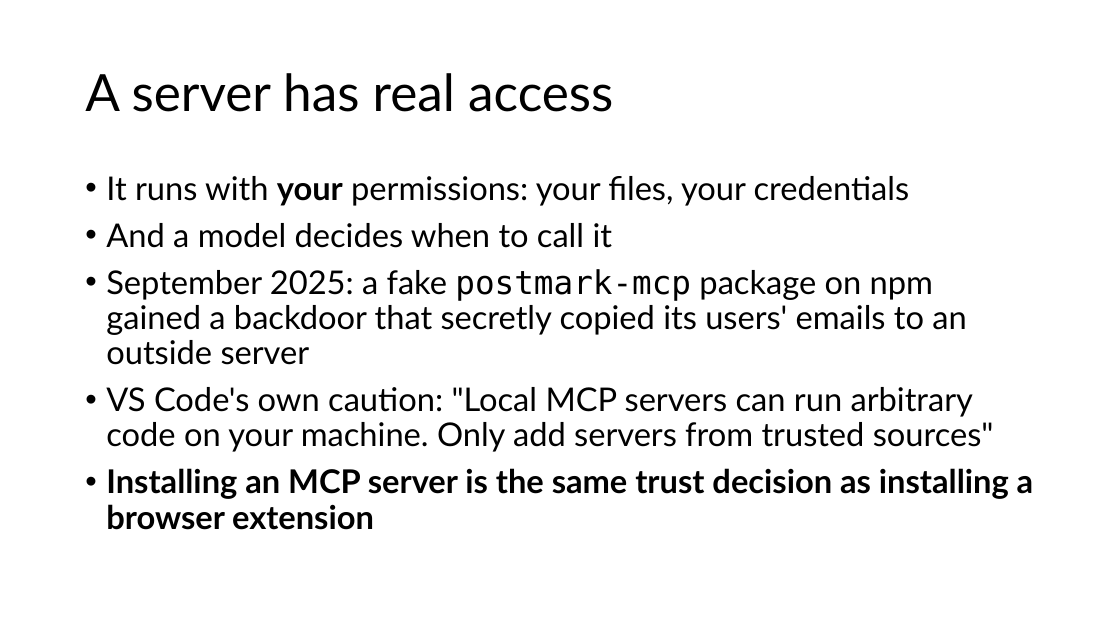
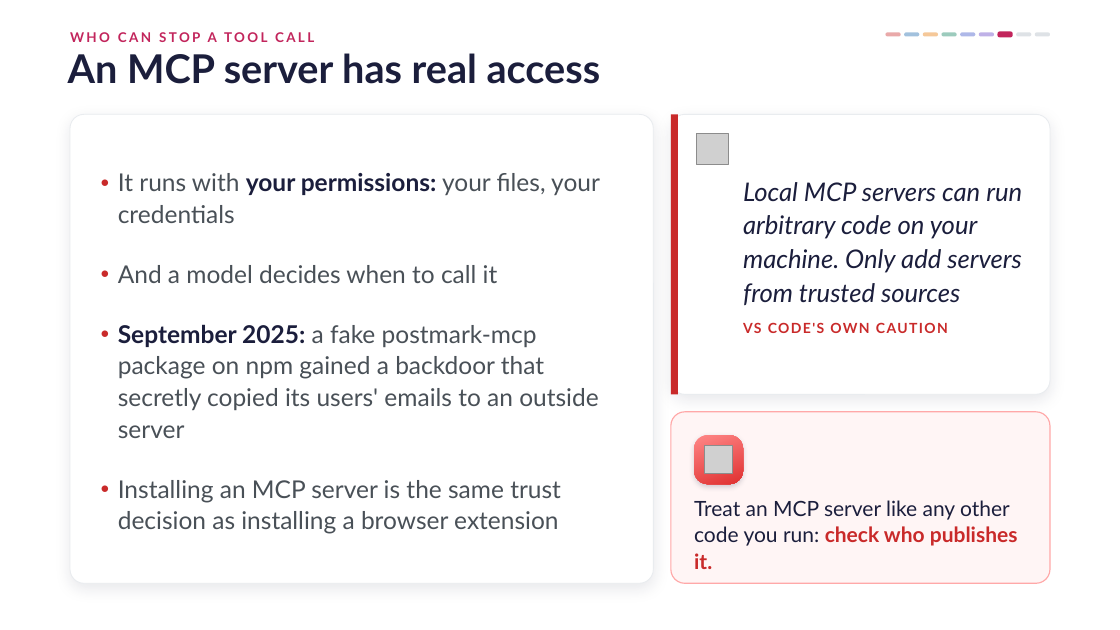
Before and after one commit to karoluciecha/ai-assisted-programming-module, a slide deck: slide 27 of lectures-and-labs/week05/mcp-lecture.pptx (slide 44 before the commit). Drawn at 1120x630 pixels with LibreOffice and Linux fonts; fonts in the diff are those of the drawing; grey boxes stand for pictures; background and template pictures are left out. Boxes give left, top, right and bottom in pixels: in the first picture for what was removed or moved away, otherwise in the second. Text is boxed around its words. In the diff, an @@ line names an element or a change of style, - is before the commit and + after.

```diff
--- a/lectures-and-labs/week05/mcp-lecture.pptx
+++ b/lectures-and-labs/week05/mcp-lecture.pptx
@@ title at [68,53,601,84]: text changed; size 44 to 34 pt; text colour #000000 to #1B1E3C; bold on @@
-A server has real access
+An MCP server has real access
@@ text added at [70,32,314,42], 11.5 pt, text #C2255C, bold @@
+WHO CAN STOP A TOOL CALL
@@ rounded rectangle added at [886,33,901,37], fill #C92A2A at 40% opacity @@
@@ rounded rectangle added at [904,33,919,37], fill #1864AB at 40% opacity @@
@@ rounded rectangle added at [923,33,939,37], fill #E67700 at 40% opacity @@
@@ rounded rectangle added at [942,33,957,37], fill #087F5B at 40% opacity @@
@@ rounded rectangle added at [960,33,975,37], fill #364FC7 at 40% opacity @@
@@ rounded rectangle added at [979,33,994,37], fill #5F3DC4 at 40% opacity @@
@@ rounded rectangle added at [998,32,1013,38], fill #C2255C @@
@@ rounded rectangle added at [1017,33,1032,37], fill #DEE2E6 @@
@@ rounded rectangle added at [1035,33,1050,37], fill #DEE2E6 @@
@@ rounded rectangle added at [70,114,653,583], fill #FFFFFF, outline #E9ECEF 0.75 pt @@
@@ rounded rectangle added at [671,114,1050,394], fill #FFFFFF, outline #E9ECEF 0.75 pt @@
@@ rectangle added at [671,114,678,394], fill #C92A2A @@
@@ text "It runs with your permissions: ...": place and size @@
-text "It runs with your permissions: ..." at [106,176,1034,530]
+text "It runs with your permissions: ..." at [118,173,600,534]
@@ text "It runs with your permissions: ..." at [118,173,600,534]: size 28 to 21 pt; text colour #000000 to #495057 in "It runs with your files, your credentials", "And a model decides when to call ...", "a fake postmark-mcp package on npm gained ...", "Installing an MCP server is the same ..."; text colour #000000 to #1B1E3C in "your permissions:", "September 2025:"; bold on in "permissions:", "September 2025:"; font DejaVu Sans Mono to Lato in "postmark-mcp"; bold off in "Installing an MCP server is the same ..."; bullet • to ●; line spacing 0.9 to 1.08; less space between paragraphs; more space between paragraphs; vertical alignment top to middle @@
@@ picture added at [697,133,728,165] @@
@@ text added at [743,182,1022,333], 22 pt, text #1B1E3C, italic @@
+Local MCP servers can run arbitrary code on your machine. Only add servers from trusted sources
+VS CODE'S OWN CAUTION
@@ text at [106,387,994,452]: paragraph removed @@
-• VS Code's own caution: "Local MCP servers can run arbitrary code on your machine. Only add servers from trusted sources"
@@ rounded rectangle added at [671,412,1050,583], fill #FFF5F5, outline #FFA8A8 1 pt @@
@@ rounded rectangle added at [694,435,743,484], fill gradient #FF8787 to #E03131 @@
@@ picture added at [705,446,733,474] @@
@@ text added at [694,500,1018,569], 18 pt, text #1B1E3C @@
+Treat an MCP server like any other code you run: check who publishes it.
```
Also in this commit, not shown: 25 other slides changed, 28 slides added, 35 slides removed.
